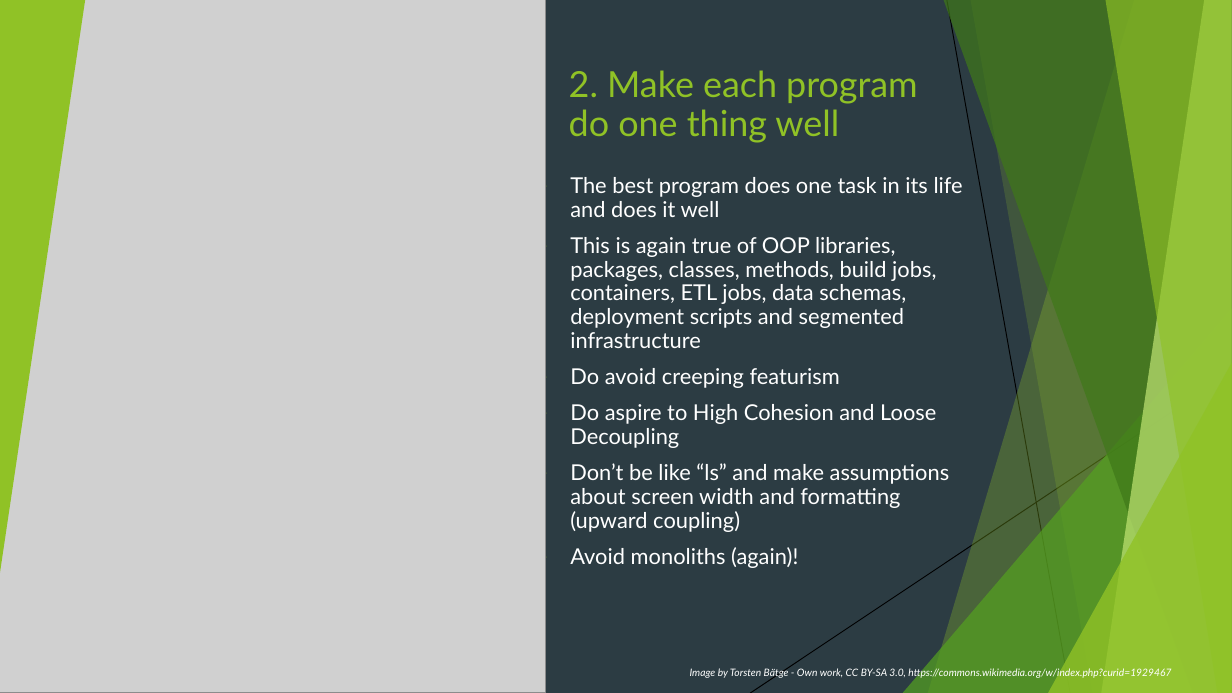
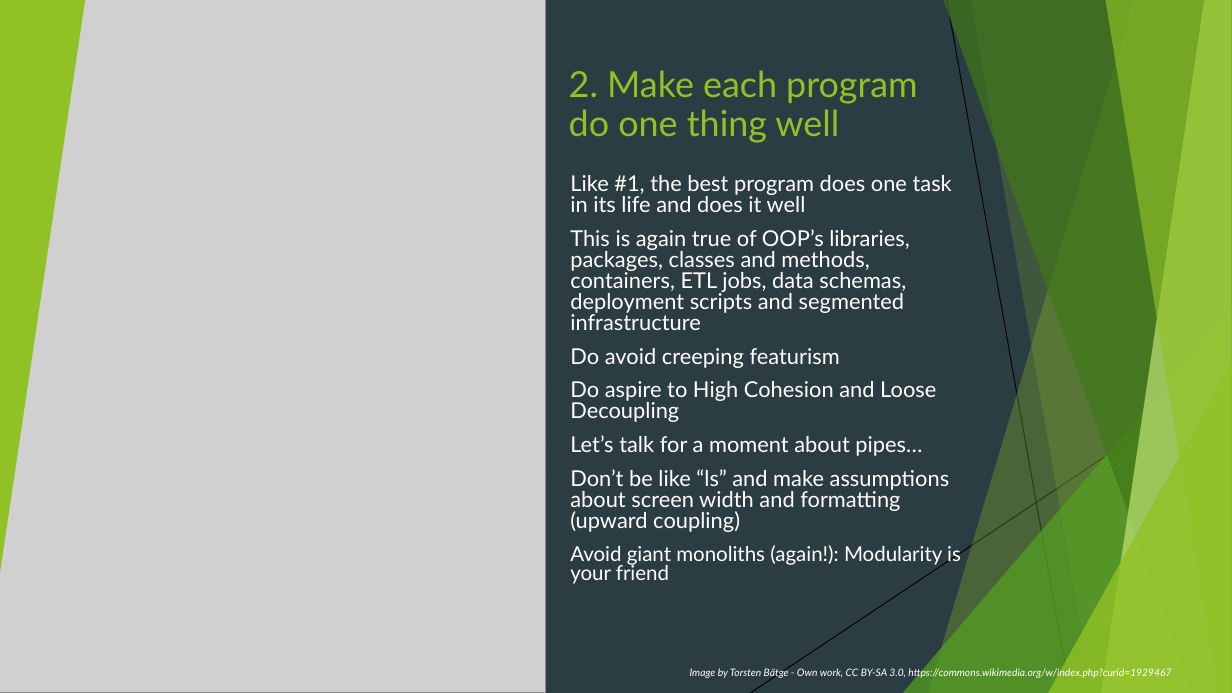
Before and after one commit to rudderfeet/the-unix-philosophy, a slide deck: slide 8 of The Unix Philosophy - Attributed - 2021-01-13.pptx. Drawn at 1232x693 pixels with LibreOffice and Linux fonts; fonts in the diff are those of the drawing; grey boxes stand for pictures. Boxes give left, top, right and bottom in pixels: in the first picture for what was removed or moved away, otherwise in the second. Text is boxed around its words. In the diff, an @@ line names an element or a change of style, - is before the commit and + after.

```diff
--- a/The Unix Philosophy - Attributed - 2021-01-13.pptx
+++ b/The Unix Philosophy - Attributed - 2021-01-13.pptx
@@ text at (x1=570, y1=175, x2=952, y2=330): text changed @@
-▶ The best program does one task in its life and does it well
-▶ This is again true of OOP libraries, packages, classes, methods, build jobs, containers, ETL jobs, data schemas, deployment scripts and segmented infrastructure
+▶ Like #1, the best program does one task in its life and does it well
+▶ This is again true of OOP’s libraries, packages, classes and methods, containers, ETL jobs, data schemas, deployment scripts and segmented infrastructure
@@ text at (x1=570, y1=348, x2=950, y2=532): line spacing 0.9 to 0.8 @@
@@ text at (x1=570, y1=435, x2=922, y2=456): paragraph added @@
+▶ Let’s talk for a moment about pipes…
@@ text at (x1=570, y1=545, x2=961, y2=584): text changed; size 17 to 16 pt @@
-▶ Avoid monoliths (again)!
+▶ Avoid giant monoliths (again!): Modularity is your friend
```
Also in this commit, not shown: 12 other slides changed.
